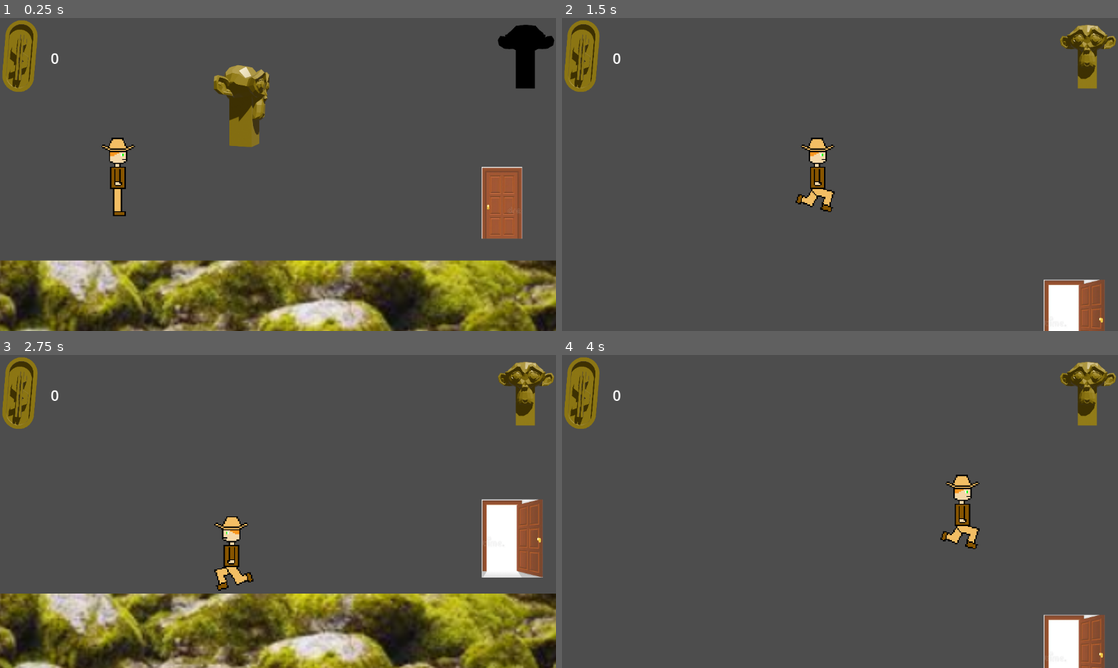
Above: before the commit, frames 1-4 (two rows, left to right).
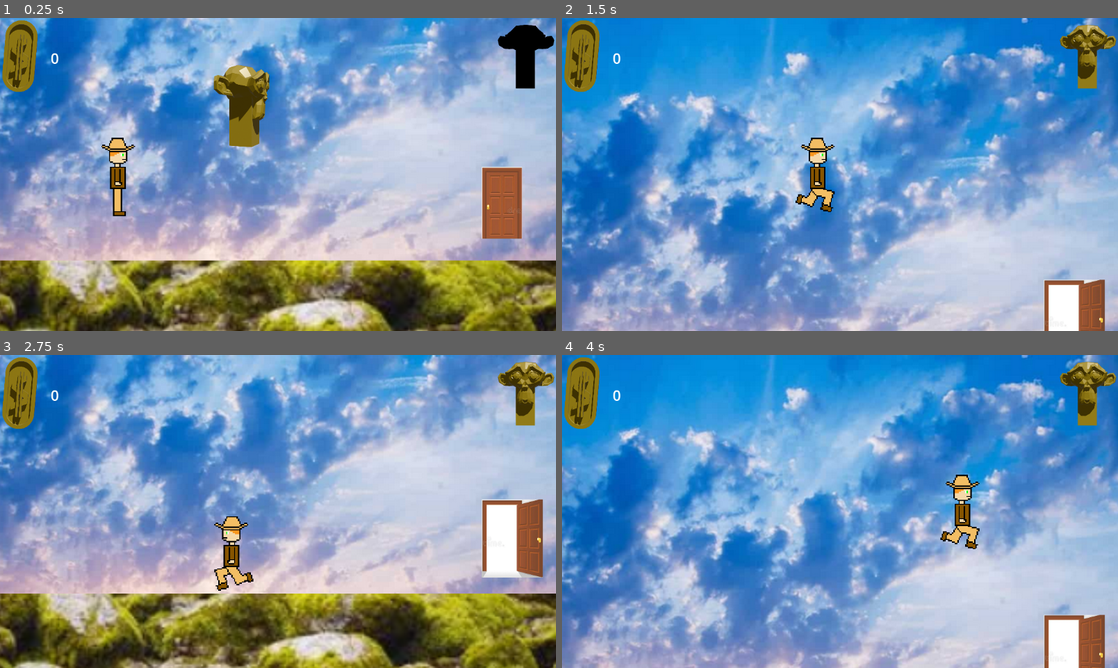
Above: after the commit, the same moments.

Repository: mxd1760/cw-godot-intermediate-platformer
Game: Godot game, scene res://levels/level_2.tscn
Same seed, same stepped clock (60 frames per second), same inputs: the game is played once before the commit and once after it. This scene is started directly instead of the project's main scene.
Inputs:
- Up to frame 1 (0.25 s): no input
- Up to frame 2 (1.5 s): hold D (move_right) from 0.53 s (still down); tap Space (jump) at 0.77 s
- Up to frame 3 (2.75 s): tap Space (jump) at 1.52 s; release D (move_right) at 2.03 s; hold A (move_left) from 2.03 s (still down)
- Up to frame 4 (4 s): release A (move_left) at 2.78 s; hold D (move_right) from 2.78 s (still down); tap Space (jump) at 3.02, 3.77 s

The runs differ from the first frame. In frame 1, 71% of the frame differs, in the area x 0-100%, y 0-78%; in frame 2, 95%, in the area x 0-100%, y 0-100%; in frame 3, 71%; in frame 4, 95%.

Commit message:
add readme

Diff:
--- a/levels/level_1.tscn
+++ b/levels/level_1.tscn
@@ -7,6 +7,7 @@
 [ext_resource type="PackedScene" uid="uid://oiu0ijwbwlfm" path="res://objects/idol.tscn" id="5_5ot28"]
 [ext_resource type="PackedScene" uid="uid://bhvs7tshcr2k1" path="res://objects/platform.tscn" id="6_aerfg"]
 [ext_resource type="PackedScene" uid="uid://4f0clhl4ha2s" path="res://objects/coin.tscn" id="7_nmsli"]
+[ext_resource type="Texture2D" uid="uid://ct8hb3f858xvn" path="res://art/background 1.png" id="8_l53as"]
 
 [node name="Level 1" type="Node2D" unique_id=1138544815]
 
@@ -71,3 +72,9 @@
 
 [node name="coin10" parent="." unique_id=1586127257 instance=ExtResource("7_nmsli")]
 position = Vector2(785.00006, -347.00012)
+
+[node name="background" type="Sprite2D" parent="." unique_id=2110786802]
+z_index = -2
+position = Vector2(1078.8591, -242.62506)
+scale = Vector2(2.4488568, 2.4488568)
+texture = ExtResource("8_l53as")
--- a/levels/level_2.tscn
+++ b/levels/level_2.tscn
@@ -5,6 +5,7 @@
 [ext_resource type="PackedScene" uid="uid://cs5ujllhhre6d" path="res://objects/floor.tscn" id="3_ep78u"]
 [ext_resource type="PackedScene" uid="uid://ddbbu1yyodct7" path="res://objects/player.tscn" id="4_dfjjl"]
 [ext_resource type="PackedScene" uid="uid://oiu0ijwbwlfm" path="res://objects/idol.tscn" id="5_at1ld"]
+[ext_resource type="Texture2D" uid="uid://dyougtd1sww35" path="res://art/background 2.png" id="6_ilhis"]
 
 [node name="level 2" type="Node2D" unique_id=704510939]
 
@@ -21,3 +22,9 @@
 
 [node name="idol" parent="." unique_id=289983958 instance=ExtResource("5_at1ld")]
 position = Vector2(510, 281)
+
+[node name="background" type="Sprite2D" parent="." unique_id=761839813]
+z_index = -2
+position = Vector2(624.7356, 379.75)
+scale = Vector2(1.8924794, 1.8924794)
+texture = ExtResource("6_ilhis")
--- a/scripts/door.gd
+++ b/scripts/door.gd
@@ -25,6 +25,6 @@
 
 func _on_body_entered(_body: Node2D) -> void:
 	if is_door_open:
-		Globals.go_to_next_level()
+		Globals.call_deferred("go_to_next_level")
 	else:
 		print("get the key to open the door")
Binary file added: art/Screenshot 2026-06-06 180942.png
Not shown, added: art/Screenshot 2026-06-06 180942.png.import
Binary file added: art/background 1.png
Not shown, added: art/background 1.png.import
Binary file added: art/background 2.png
Not shown, added: art/background 2.png.import
Not shown, added: README.md
